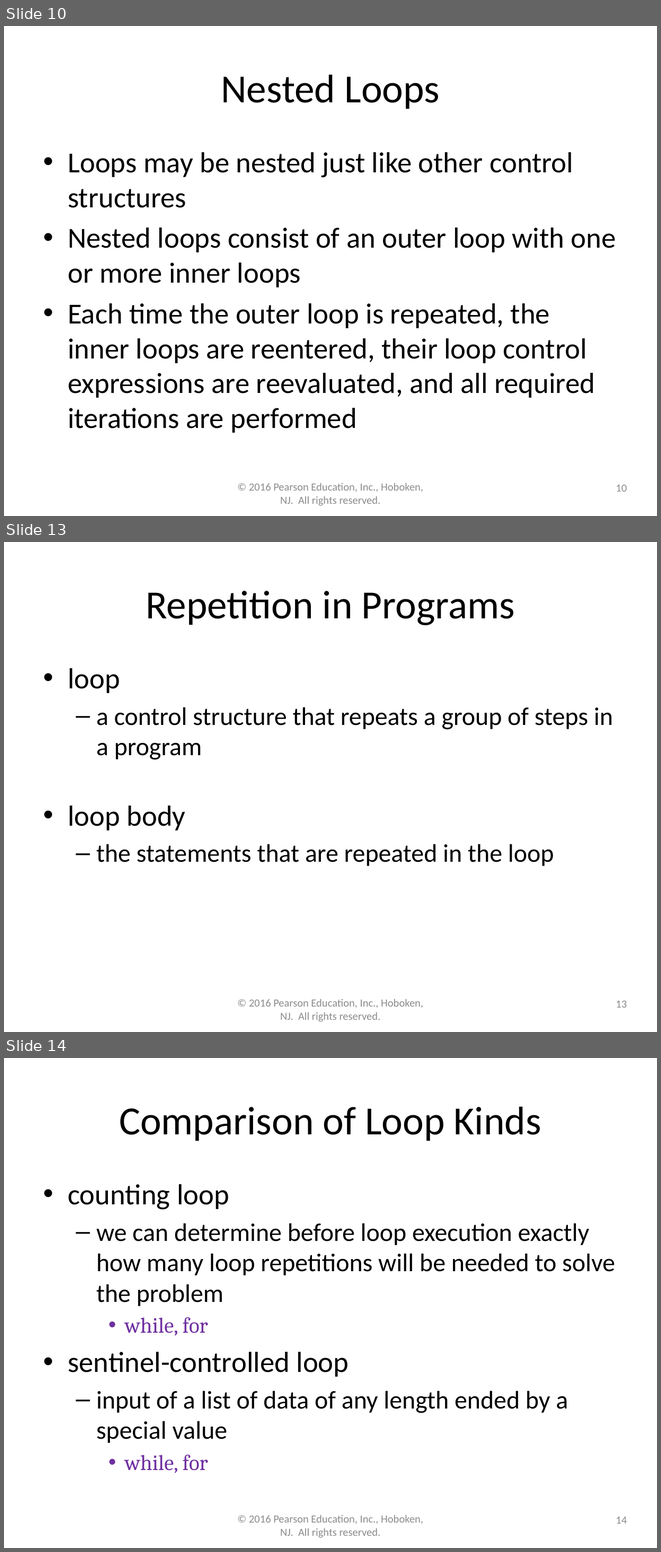
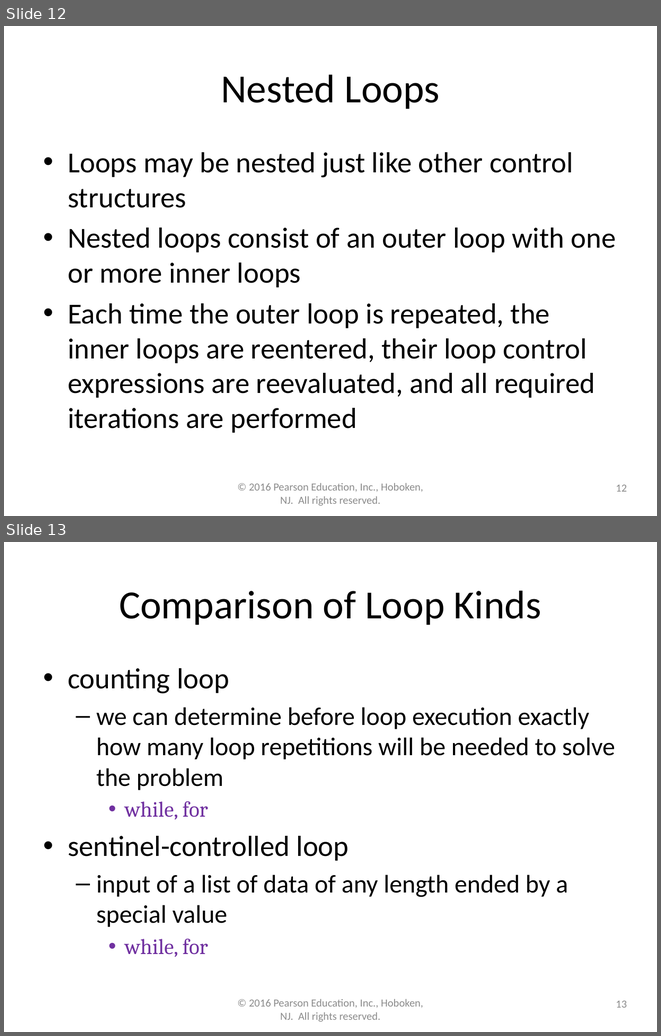
Before and after one commit to lgw2/lgw2.github.io, a slide deck: _teaching/csci112-fall-2023/lectures/ppts/Chapter5.pptx. Shown one above the other, each under a label of ours: slides 10, 13 and 14 before the commit, slides 12 and 13 after it; the slides between them are not shown. The pictures are 661x1552 and 661x1036 pixels, drawn with LibreOffice and Linux fonts; fonts in the diff are those of the drawing. Boxes give left, top, right and bottom in pixels: in the first picture for what was removed or moved away, otherwise in the second. Text is boxed around its words. In the diff, an @@ line names an element or a change of style, - is before the commit and + after.

```diff
--- a/_teaching/csci112-fall-2023/lectures/ppts/Chapter5.pptx
+++ b/_teaching/csci112-fall-2023/lectures/ppts/Chapter5.pptx
@@ slide 13 removed at (x1=4, y1=542, x2=657, y2=1032), background #FFFFFF @@
@@ title removed at (x1=146, y1=591, x2=515, y2=625) @@
-Repetition in Programs
@@ text removed at (x1=68, y1=668, x2=613, y2=866) @@
-• loop
-  – a control structure that repeats a group of steps in a program
-• loop body
-  – the statements that are repeated in the loop
@@ text removed at (x1=249, y1=999, x2=423, y2=1022) @@
-© 2016 Pearson Education, Inc., Hoboken, NJ. All rights reserved.
@@ page number removed at (x1=616, y1=1000, x2=627, y2=1007) @@
-13
@@ what was slide 10 is now slide 12 @@
@@ page number at (x1=616, y1=484, x2=627, y2=491): text changed @@
-10
+12
@@ what was slide 14 is now slide 13 @@
@@ page number at (x1=616, y1=1000, x2=627, y2=1007): text changed @@
-14
+13
```
Also in this commit, not shown: 4 slides changed, 3 other slides removed, 3 other files.
